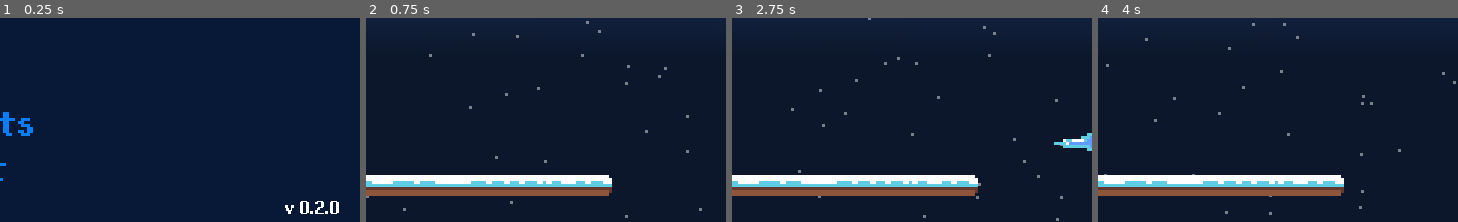
Above: before the commit, frames 1-4 (left to right).
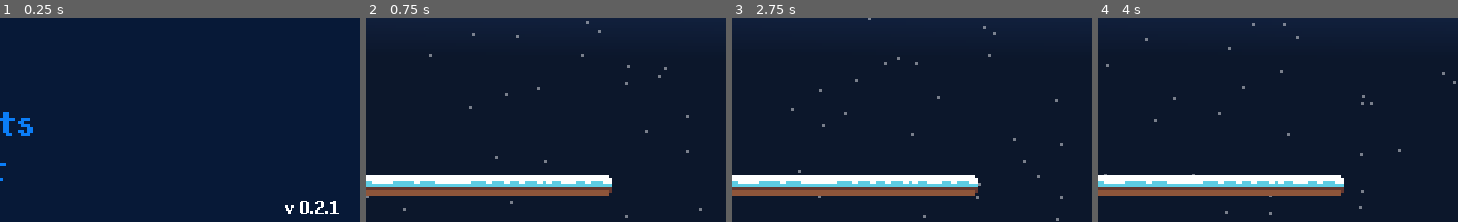
Above: after the commit, the same moments.

Repository: sugarvoid/winter-break-jam
Game: Godot game, scene res://game/menu/title_menu.tscn
Same seed, same stepped clock (60 frames per second), same inputs: the game is played once before the commit and once after it. Sound files missing from this copy of the repository are replaced by a short silence.
Inputs (mouse positions are % of the whole screen's width and height, from its top left):
- Up to frame 1 (0.25 s): no input
- Up to frame 2 (0.75 s): click (67, 34) at 0.5 s
- Up to frame 3 (2.75 s): tap Enter (ui_accept) at 1.25 s; hold D (move_right) from 1.28 s (still down); tap W (jump) at 1.52, 2.27 s
- Up to frame 4 (4 s): release D (move_right) at 2.78 s; hold A (move_left) 2.78-3.53 s; hold D (move_right) from 3.53 s (still down); tap W (jump) at 3.77 s
The pictures show only the part of the screen within x 50-100%, y 50-100%; the shares and areas given below are measured in that part.

The runs differ from the first frame. In frame 1, 0.1% of the frame differs, in the area x 91-95%, y 89-97%; in frame 2, nothing differs; in frame 3, 0.5%, in the area x 89-100%, y 56-66%; in frame 4, nothing differs.

Commit message:
Adjust sickle speeds and placements

Diff:
--- a/game/danger_object/wave/sickle_wave_final.tscn
+++ b/game/danger_object/wave/sickle_wave_final.tscn
@@ -9,27 +9,27 @@
 }
 
 [node name="IceSickle" parent="Hazards" index="0" instance=ExtResource( 2 )]
-position = Vector2( 95, -69 )
+position = Vector2( 110, -63 )
 rotation_d = 90
 
 [node name="IceSickle3" parent="Hazards" index="1" instance=ExtResource( 2 )]
-position = Vector2( 148, -70 )
+position = Vector2( 163, -63 )
 rotation_d = 90
 
 [node name="IceSickle13" parent="Hazards" index="2" instance=ExtResource( 2 )]
-position = Vector2( 85, -192 )
+position = Vector2( 85, -219 )
 rotation_d = 90
 
 [node name="IceSickle14" parent="Hazards" index="3" instance=ExtResource( 2 )]
-position = Vector2( 137, -192 )
+position = Vector2( 137, -219 )
 rotation_d = 90
 
 [node name="IceSickle15" parent="Hazards" index="4" instance=ExtResource( 2 )]
-position = Vector2( 109, -322 )
+position = Vector2( 109, -343 )
 rotation_d = 90
 
 [node name="IceSickle16" parent="Hazards" index="5" instance=ExtResource( 2 )]
-position = Vector2( 162, -323 )
+position = Vector2( 162, -344 )
 rotation_d = 90
 
 [node name="IceSickle17" parent="Hazards" index="6" instance=ExtResource( 2 )]
@@ -45,7 +45,7 @@
 rotation_d = 90
 
 [node name="IceSickle5" parent="Hazards" index="9" instance=ExtResource( 2 )]
-position = Vector2( 225, -39 )
+position = Vector2( 214, -62 )
 rotation_d = 90
 
 [node name="IceSickle7" parent="Hazards" index="10" instance=ExtResource( 2 )]
@@ -53,39 +53,39 @@
 rotation_d = 90
 
 [node name="IceSickle8" parent="Hazards" index="11" instance=ExtResource( 2 )]
-position = Vector2( 221, -94 )
+position = Vector2( 214, -117 )
 rotation_d = 90
 
 [node name="IceSickle9" parent="Hazards" index="12" instance=ExtResource( 2 )]
-position = Vector2( 42, -139 )
+position = Vector2( 43, -139 )
 rotation_d = 90
 
 [node name="IceSickle10" parent="Hazards" index="13" instance=ExtResource( 2 )]
-position = Vector2( 220, -143 )
+position = Vector2( 214, -166 )
 rotation_d = 90
 
 [node name="IceSickle11" parent="Hazards" index="14" instance=ExtResource( 2 )]
-position = Vector2( 39, -196 )
+position = Vector2( 43, -196 )
 rotation_d = 90
 
 [node name="IceSickle12" parent="Hazards" index="15" instance=ExtResource( 2 )]
-position = Vector2( 217, -200 )
+position = Vector2( 214, -223 )
 rotation_d = 90
 
 [node name="IceSickle21" parent="Hazards" index="16" instance=ExtResource( 2 )]
-position = Vector2( 39, -253 )
+position = Vector2( 43, -253 )
 rotation_d = 90
 
 [node name="IceSickle22" parent="Hazards" index="17" instance=ExtResource( 2 )]
-position = Vector2( 217, -257 )
+position = Vector2( 214, -280 )
 rotation_d = 90
 
 [node name="IceSickle23" parent="Hazards" index="18" instance=ExtResource( 2 )]
-position = Vector2( 36, -310 )
+position = Vector2( 43, -310 )
 rotation_d = 90
 
 [node name="IceSickle28" parent="Hazards" index="19" instance=ExtResource( 2 )]
-position = Vector2( 214, -314 )
+position = Vector2( 214, -337 )
 rotation_d = 90
 
 [node name="IceSickle29" parent="Hazards" index="20" instance=ExtResource( 2 )]
--- a/game/danger_object/wave/sickle_wave_left_all.tscn
+++ b/game/danger_object/wave/sickle_wave_left_all.tscn
@@ -18,7 +18,7 @@
 rotation_d = 0
 
 [node name="IceSickle5" parent="Hazards" index="3" instance=ExtResource( 2 )]
-position = Vector2( -18, 113 )
+position = Vector2( -87, 113 )
 rotation_d = 0
 
 [node name="IceSickle6" parent="Hazards" index="4" instance=ExtResource( 2 )]
@@ -34,7 +34,7 @@
 rotation_d = 0
 
 [node name="IceSickle9" parent="Hazards" index="7" instance=ExtResource( 2 )]
-position = Vector2( -135, 113 )
+position = Vector2( -204, 113 )
 rotation_d = 0
 
 [node name="IceSickle10" parent="Hazards" index="8" instance=ExtResource( 2 )]
@@ -50,5 +50,5 @@
 rotation_d = 0
 
 [node name="IceSickle13" parent="Hazards" index="11" instance=ExtResource( 2 )]
-position = Vector2( -283, 113 )
+position = Vector2( -352, 113 )
 rotation_d = 0
--- a/game/danger_object/wave/sickle_wave_left_bottom.tscn
+++ b/game/danger_object/wave/sickle_wave_left_bottom.tscn
@@ -6,7 +6,7 @@
 [node name="SickleWaveLeftBottom" instance=ExtResource( 2 )]
 
 [node name="IceSickle" parent="Hazards" index="0" instance=ExtResource( 1 )]
-position = Vector2( -17, 62 )
+position = Vector2( -17, 72 )
 rotation_d = 0
 
 [node name="IceSickle2" parent="Hazards" index="1" instance=ExtResource( 1 )]
@@ -14,17 +14,17 @@
 rotation_d = 0
 
 [node name="IceSickle3" parent="Hazards" index="2" instance=ExtResource( 1 )]
-position = Vector2( -119, 100 )
+position = Vector2( -149, 102 )
 rotation_d = 0
 
 [node name="IceSickle4" parent="Hazards" index="3" instance=ExtResource( 1 )]
-position = Vector2( -119, 118 )
+position = Vector2( -149, 113 )
 rotation_d = 0
 
 [node name="IceSickle5" parent="Hazards" index="4" instance=ExtResource( 1 )]
-position = Vector2( -202, 63 )
+position = Vector2( -204, 72 )
 rotation_d = 0
 
 [node name="IceSickle6" parent="Hazards" index="5" instance=ExtResource( 1 )]
-position = Vector2( -202, 87 )
+position = Vector2( -204, 85 )
 rotation_d = 0
--- a/game/danger_object/wave/sickle_wave_top_left.tscn
+++ b/game/danger_object/wave/sickle_wave_top_left.tscn
@@ -10,11 +10,11 @@
 rotation_d = 90
 
 [node name="IceSickle2" parent="Hazards" index="1" instance=ExtResource( 2 )]
-position = Vector2( 66, -66 )
+position = Vector2( 67, -133 )
 rotation_d = 90
 
 [node name="IceSickle3" parent="Hazards" index="2" instance=ExtResource( 2 )]
-position = Vector2( 111, -65 )
+position = Vector2( 111, -132 )
 rotation_d = 90
 
 [node name="IceSickle4" parent="Hazards" index="3" instance=ExtResource( 2 )]
@@ -26,11 +26,11 @@
 rotation_d = 90
 
 [node name="IceSickle6" parent="Hazards" index="5" instance=ExtResource( 2 )]
-position = Vector2( 45, -85 )
+position = Vector2( 45, -163 )
 rotation_d = 90
 
 [node name="IceSickle7" parent="Hazards" index="6" instance=ExtResource( 2 )]
-position = Vector2( 130, -84 )
+position = Vector2( 130, -162 )
 rotation_d = 90
 
 [node name="IceSickle8" parent="Hazards" index="7" instance=ExtResource( 2 )]
--- a/game/manager/hazard_manager/hazard_manager.gd
+++ b/game/manager/hazard_manager/hazard_manager.gd
@@ -26,8 +26,8 @@
 const p_SWFinal: PackedScene = preload("res://game/danger_object/wave/sickle_wave_final.tscn")
 
 #TODO: Make const
-var left_timer_time: int = 4
-var right_timer_time: float = 2.0
+var left_timer_time: int = 4.5
+var right_timer_time: float = 3.0
 
 func _ready():
 	single_sickle_left_timer.connect("timeout", self, "_on_left_timeout")
@@ -60,7 +60,7 @@
 
 func _on_left_timeout() -> void:
 	_spawn_ice_sickle($LeftJump.global_position, DangerObject.MOVING_DIRECTION.RIGHT, 120)
-	_spawn_ice_sickle($LeftLow.global_position, DangerObject.MOVING_DIRECTION.RIGHT, 170)
+	_spawn_ice_sickle($LeftLow.global_position, DangerObject.MOVING_DIRECTION.RIGHT, 150)
 	## _spawn_ice_sickle(bottom_left.global_position, DangerObject.MOVING_DIRECTION.RIGHT, 150)
 
 func _on_right_timeout() -> void:
@@ -107,15 +107,15 @@
 			pass
 			#_spawn_wave(p_SWTopAll, 90)
 		35:
-			_spawn_wave(p_SWTopAll, 110)
+			_spawn_wave(p_SWTopAll, 100)
 
 		36:
 			_stop_timers()
 		38:
 			start_timers()
-			_spawn_wave(p_SWLeftBottom, 100)
+			_spawn_wave(p_SWLeftBottom, 90)
 		40:
-			_spawn_wave(p_SWRightTop, 130)
+			_spawn_wave(p_SWRightTop, 100)
 		42:
 			pass
 		44:
--- a/game/menu/title_menu.gd
+++ b/game/menu/title_menu.gd
@@ -17,6 +17,7 @@
 
 func _ready():
 	_highlight_selected_option()
+	Input.set_mouse_mode(Input.MOUSE_MODE_HIDDEN)
 	self.animation_player.play("title_sway")
 	self.title_music.play(26.00)
 	self.btn_cheat_mode.connect("pressed", self, "_enter_cheat_mode")
--- a/game/menu/title_menu.tscn
+++ b/game/menu/title_menu.tscn
@@ -93,7 +93,7 @@
 margin_bottom = 144.0
 rect_scale = Vector2( 0.5, 0.5 )
 custom_fonts/font = SubResource( 5 )
-text = "v 0.2.0"
+text = "v 0.2.1"
 
 [node name="Options" type="Control" parent="."]
 
@@ -164,6 +164,16 @@
 Iced Village by TAD(CC BY 4.0)"
 align = 1
 
+[node name="Label2" type="Label" parent="Credits/ColorRect"]
+margin_left = -2.0
+margin_top = 2.0
+margin_right = 94.0
+margin_bottom = 49.0
+rect_scale = Vector2( 0.17, 0.17 )
+custom_fonts/font = SubResource( 4 )
+text = "ESC"
+align = 1
+
 [node name="AudioStreamPlayer" type="AudioStreamPlayer" parent="."]
 stream = ExtResource( 3 )
 volume_db = -10.0
Not shown, changed: changelog.md
